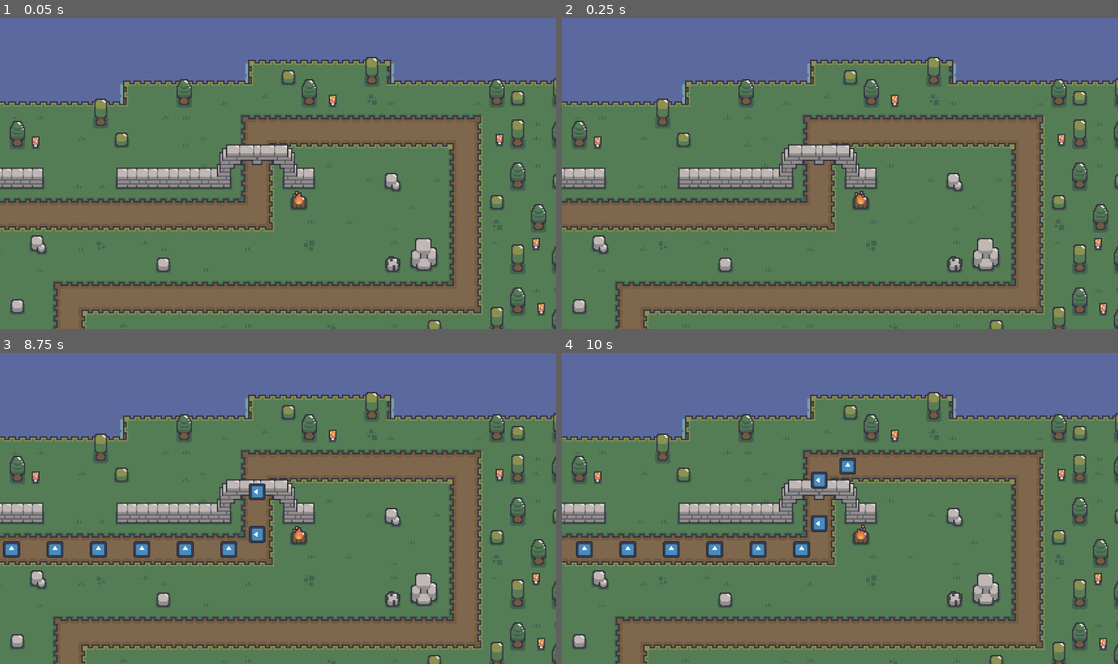
Above: before the commit, frames 1-4 (two rows, left to right).
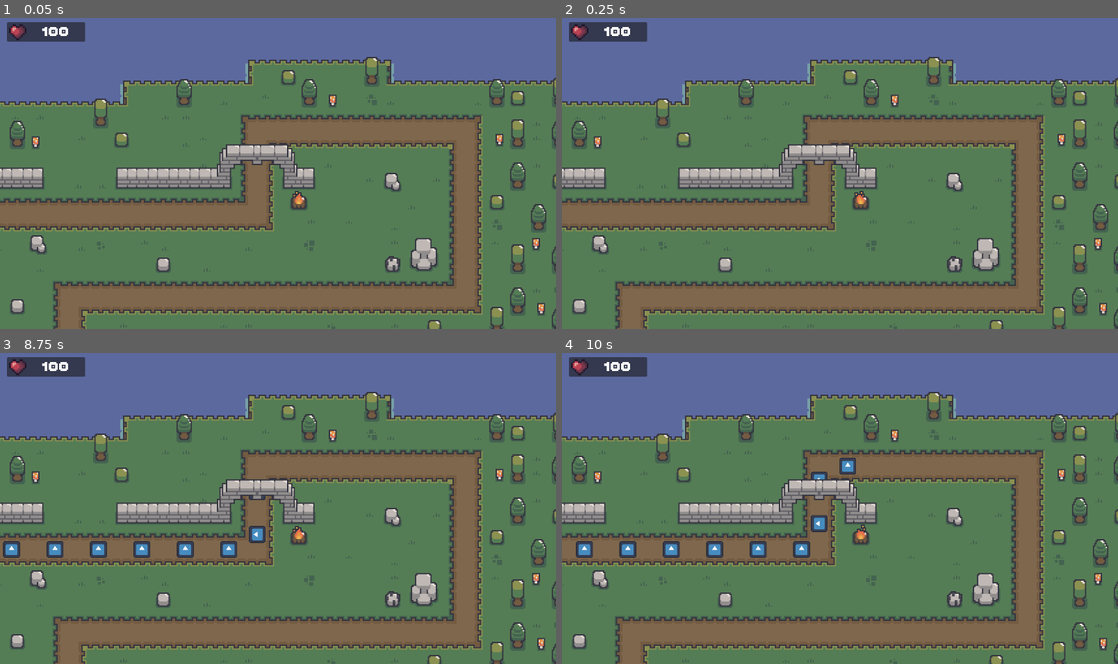
Above: after the commit, the same moments.

Repository: JsPako/Godot-63
Game: Godot game, scene res://Maps/map_1.tscn
The game is run twice, just before and just after one commit, with the same random seed, the same clock (stepped at 60 frames per second) and the same inputs. The engine's default icon, where the game draws it, is replaced by a stand-in: a white triangle on a blue panel in a dark square.
Inputs:
- Up to frame 1 (0.05 s): no input
- Up to frame 2 (0.25 s): no input
- Up to frame 3 (8.75 s): tap Enter at 0.5 s; tap Space at 1.25 s
- Up to frame 4 (10 s): no input

The runs differ from the first frame. In frame 1, 0.9% of the frame differs, in the area x 1-16%, y 1-8%; in frame 2, 0.9%; in frame 3, 1.0%, in the area x 1-48%, y 1-47%; in frame 4, 1.0%.

Commit message:
GameState Update

Diff:
--- /dev/null
+++ b/GameUI.tscn
@@ -0,0 +1,47 @@
+[gd_scene load_steps=6 format=3 uid="uid://vw4h43kegmns"]
+
+[ext_resource type="Texture2D" uid="uid://umxcb5dmafna" path="res://Assets/Heart&ManaUi.png" id="1_uxf2j"]
+[ext_resource type="FontFile" uid="uid://bfr83c31iouf1" path="res://Assets/ThaleahFat.ttf" id="2_l373e"]
+[ext_resource type="Script" path="res://Health.gd" id="3_lnpsr"]
+
+[sub_resource type="AtlasTexture" id="AtlasTexture_wp0to"]
+atlas = ExtResource("1_uxf2j")
+region = Rect2(21, 12, 10, 10)
+
+[sub_resource type="LabelSettings" id="LabelSettings_e5cnu"]
+font = ExtResource("2_l373e")
+font_size = 48
+
+[node name="Control" type="Control"]
+layout_mode = 3
+anchors_preset = 15
+anchor_right = 1.0
+anchor_bottom = 1.0
+grow_horizontal = 2
+grow_vertical = 2
+
+[node name="Lives" type="Panel" parent="."]
+layout_mode = 1
+offset_left = 10.0
+offset_top = 10.0
+offset_right = 190.0
+offset_bottom = 55.0
+
+[node name="HealthImage" type="TextureRect" parent="Lives"]
+layout_mode = 0
+offset_left = 5.0
+offset_top = 1.0
+offset_right = 45.0
+offset_bottom = 41.0
+texture = SubResource("AtlasTexture_wp0to")
+
+[node name="HealthLabel" type="Label" parent="Lives"]
+layout_mode = 0
+offset_left = 46.0
+offset_top = -1.0
+offset_right = 179.0
+offset_bottom = 46.0
+label_settings = SubResource("LabelSettings_e5cnu")
+horizontal_alignment = 1
+vertical_alignment = 1
+script = ExtResource("3_lnpsr")
--- /dev/null
+++ b/Health.gd
@@ -0,0 +1,5 @@
+extends Label
+
+func _process(_delta):
+	var health = GameState.health
+	text = str(health)
--- a/Maps/map_1.tscn
+++ b/Maps/map_1.tscn
@@ -1,5 +1,6 @@
-[gd_scene load_steps=9 format=3 uid="uid://djjtcak0i8u58"]
+[gd_scene load_steps=10 format=3 uid="uid://djjtcak0i8u58"]
 
+[ext_resource type="PackedScene" uid="uid://vw4h43kegmns" path="res://GameUI.tscn" id="1_2a5oq"]
 [ext_resource type="TileSet" uid="uid://bnsenxa7w1ydr" path="res://Assets/tileset.tres" id="1_deq0m"]
 [ext_resource type="Script" path="res://Scripts/PathSpawner.gd" id="3_1khwc"]
 [ext_resource type="Texture2D" uid="uid://dy258d40iv5rh" path="res://Assets/taiga_ [resources].png" id="3_eluqo"]
@@ -51,13 +52,23 @@
 layer_0/tile_data = PackedInt32Array(-393229, 262144, 7, -327693, 262144, 7, -262157, 262144, 7, -262156, 262144, 7, -3 …(8469 unchanged characters)…
 
 [node name="Enemy Path" type="TileMap" parent="."]
+z_index = 1
 scale = Vector2(3, 3)
 tile_set = ExtResource("1_deq0m")
 format = 2
 layer_0/z_index = 1
 layer_0/tile_data = PackedInt32Array(524278, 65537, 2, 524277, 196609, 2, 393205, 262145, 1, 458742, 65537, 1, 393206,  …(2031 unchanged characters)…
 
+[node name="Path Spawner" type="Node2D" parent="."]
+z_index = 3
+script = ExtResource("3_1khwc")
+
+[node name="Timer" type="Timer" parent="Path Spawner"]
+one_shot = true
+autostart = true
+
 [node name="Details Map" type="TileMap" parent="."]
+z_index = 5
 scale = Vector2(3, 3)
 tile_set = ExtResource("1_deq0m")
 format = 2
@@ -71,11 +82,16 @@
 autoplay = "new_animation"
 frame_progress = 0.623171
 
-[node name="Path Spawner" type="Node2D" parent="."]
-script = ExtResource("3_1khwc")
-
-[node name="Timer" type="Timer" parent="Path Spawner"]
-one_shot = true
-autostart = true
+[node name="Control" parent="." instance=ExtResource("1_2a5oq")]
+z_index = 1
+anchors_preset = 0
+anchor_right = 0.0
+anchor_bottom = 0.0
+offset_left = -634.0
+offset_top = -357.0
+offset_right = 646.0
+offset_bottom = 363.0
+grow_horizontal = 1
+grow_vertical = 1
 
 [connection signal="timeout" from="Path Spawner/Timer" to="Path Spawner" method="_on_timer_timeout"]
--- /dev/null
+++ b/Scripts/GameState.gd
@@ -0,0 +1,3 @@
+extends Node
+
+var health = 100
--- a/Scripts/PathSpawner.gd
+++ b/Scripts/PathSpawner.gd
@@ -1,17 +1,17 @@
 extends Node2D
 
-@export var round = 1
+@export var stage = 1
 @onready var path = preload("res://Maps/Map1Stage.tscn")
 
 func _on_timer_timeout():
-	if round == 1:
+	if stage == 1:
 		spawnEnemy(path, 10, 1)
-	if round == 2:
+	if stage == 2:
 		spawnEnemy(path, 20, 0.3)
 
 
-func spawnEnemy(path, amount, gap):
-	for n in amount:
-		var enemyPath = path.instantiate()
+func spawnEnemy(_path, _amount, _gap):
+	for n in _amount:
+		var enemyPath = _path.instantiate()
 		add_child(enemyPath)
-		await get_tree().create_timer(gap).timeout
+		await get_tree().create_timer(_gap).timeout
--- a/project.godot
+++ b/project.godot
@@ -15,6 +15,10 @@
 config/features=PackedStringArray("4.1", "Forward Plus")
 config/icon="res://icon.svg"
 
+[autoload]
+
+GameState="*res://Scripts/GameState.gd"
+
 [display]
 
 window/size/viewport_width=1280
--- a/temp_enemy.gd
+++ b/temp_enemy.gd
@@ -4,5 +4,6 @@
 
 func _process(delta):
 	get_parent().set_progress(get_parent().get_progress() + speed * delta)
-	if get_parent().get_progress_ratio() == 1:
+	if get_parent().get_progress_ratio() > 0.99:
+		GameState.health = GameState.health - 1
 		queue_free()
Binary file added: Assets/Heart&ManaUi.png
Not shown, added: Assets/Heart&ManaUi.png.import
Binary file added: Assets/ThaleahFat.ttf
Not shown, added: Assets/ThaleahFat.ttf.import
